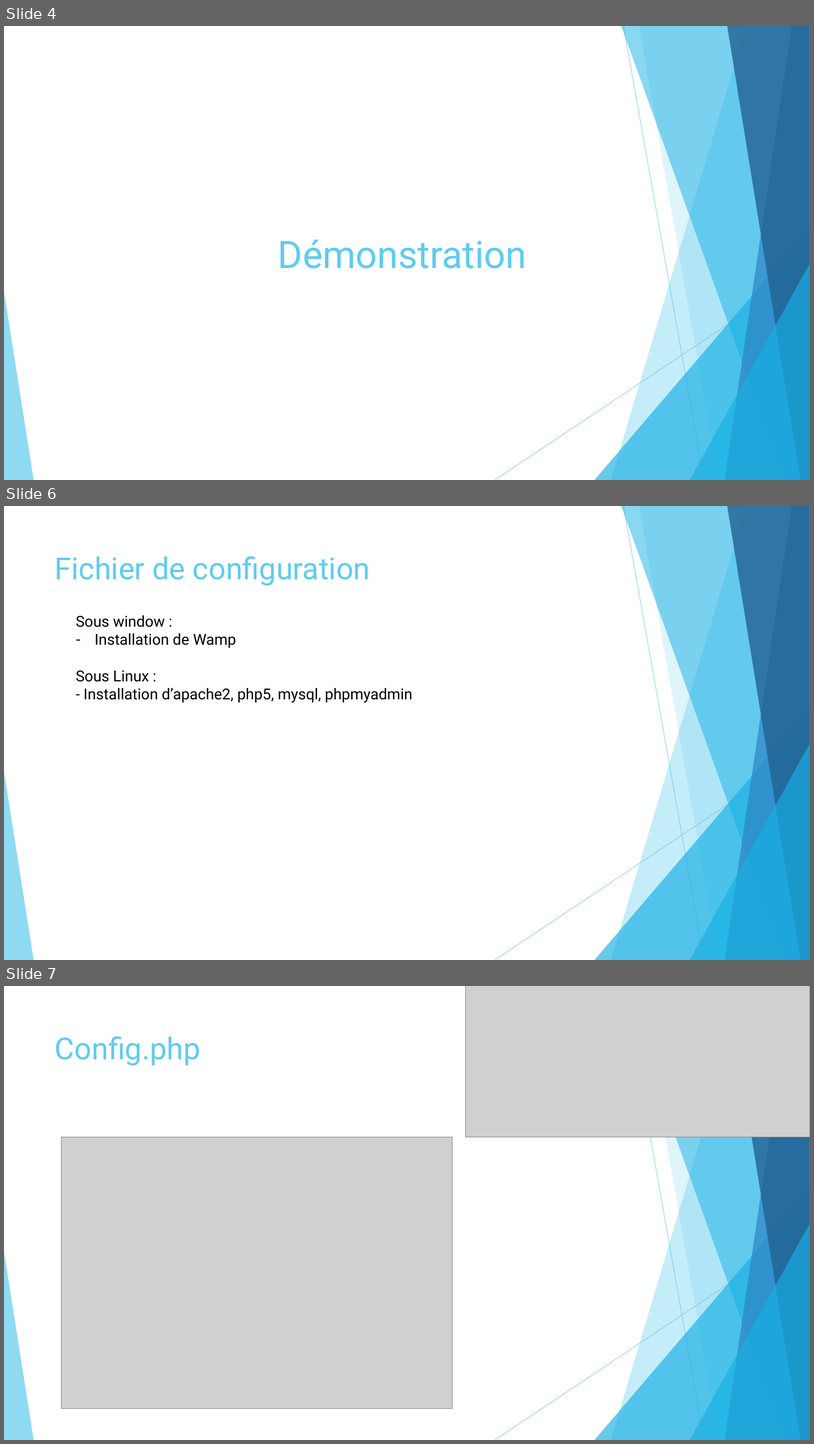
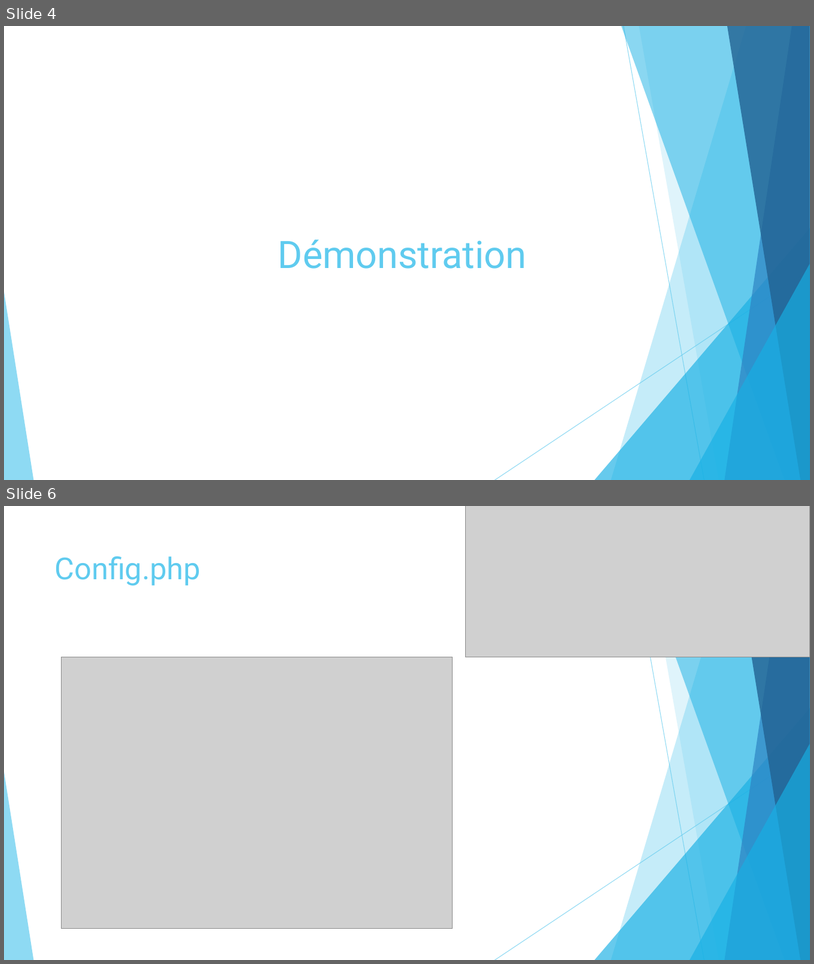
Before and after one commit to Maxime001/Statistiques, a slide deck: doc/Presentation05072016.pptx. Shown one above the other, each under a label of ours: slides 4, 6 and 7 before the commit, slides 4 and 6 after it; the slides between them are not shown. The pictures are 814x1444 and 814x964 pixels, drawn with LibreOffice and Linux fonts; fonts in the diff are those of the drawing; grey boxes stand for pictures. Boxes give left, top, right and bottom in pixels: in the first picture for what was removed or moved away, otherwise in the second. Text is boxed around its words. In the diff, an @@ line names an element or a change of style, - is before the commit and + after.

```diff
--- a/doc/Presentation05072016.pptx
+++ b/doc/Presentation05072016.pptx
@@ slide 6 removed at [4,506,810,960], background #FFFFFF; not listed: 10 template elements that a slide beside it also shows @@
@@ title removed at [55,556,371,586] @@
-Fichier de configuration
@@ text removed at [76,615,413,703] @@
-Sous window :
-– Installation de Wamp
-Sous Linux :
-- Installation d’apache2, php5, mysql, phpmyadmin
@@ what was slide 7 is now slide 6 @@
```
Also in this commit, not shown: 2 slides changed, 1 slide added.
